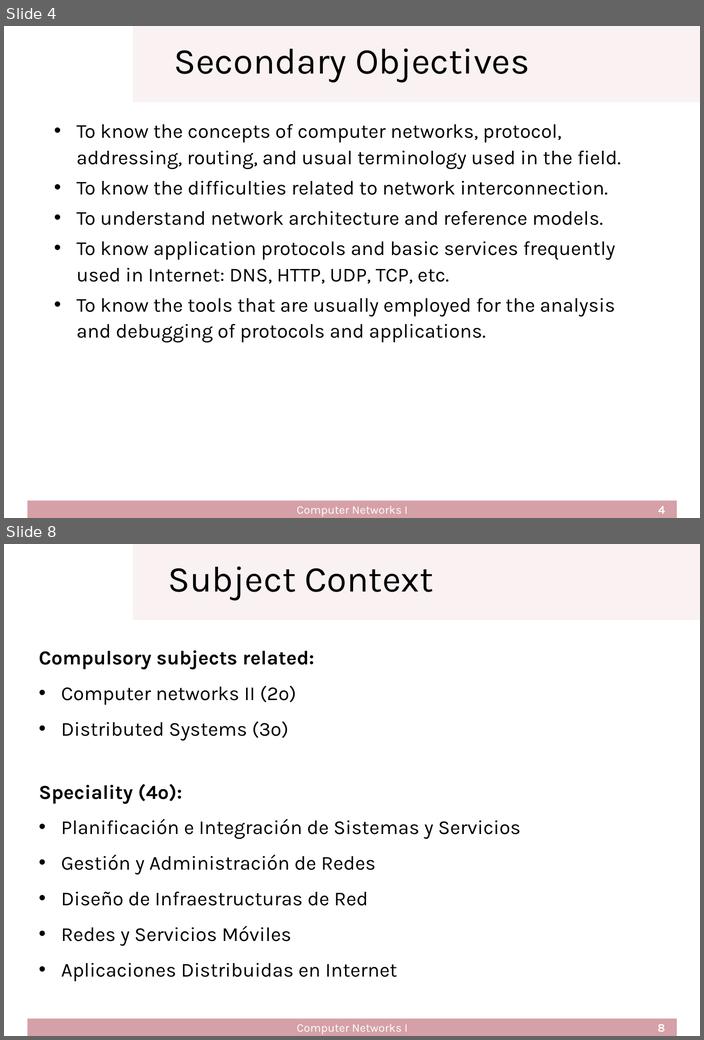
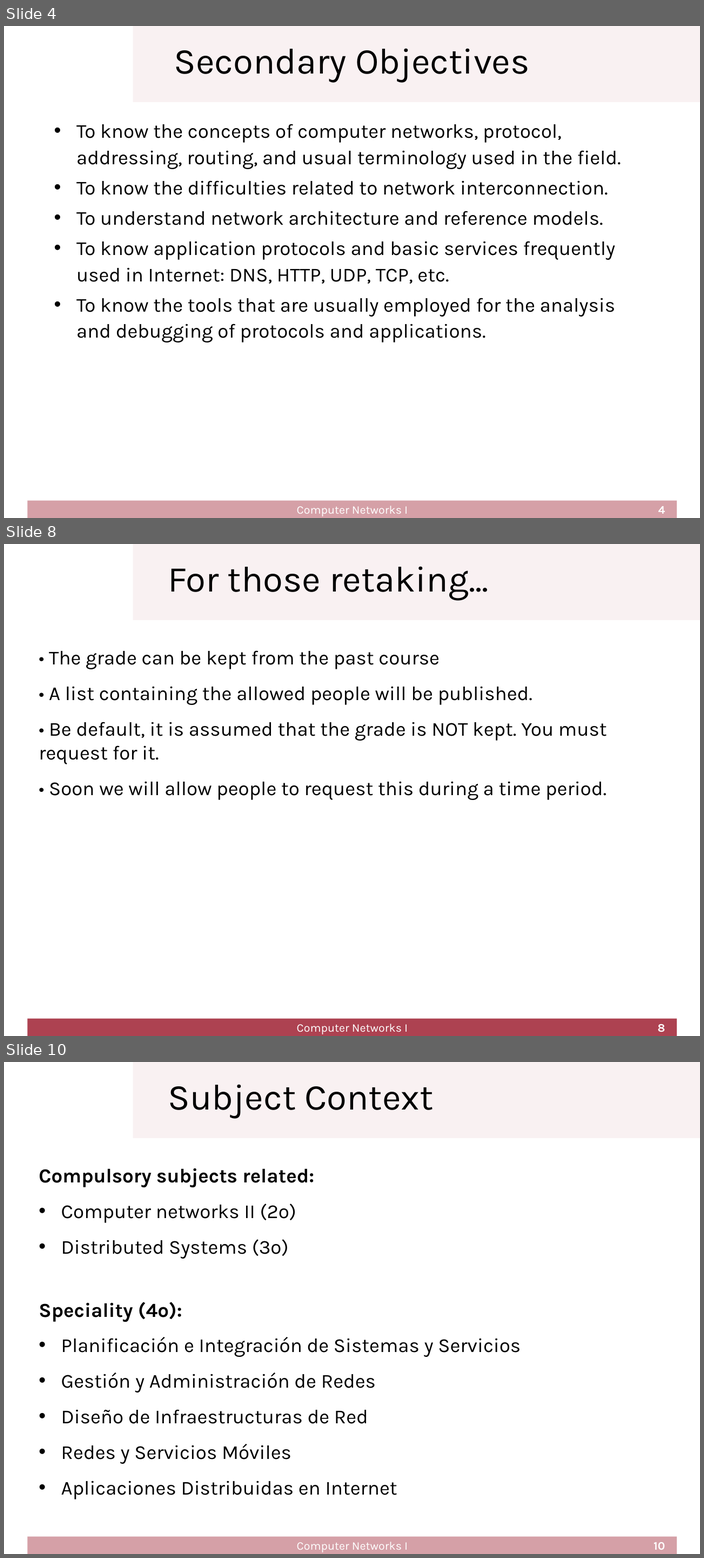
Before and after one commit to cletomartin/redes1, a slide deck: slides/presentation.odp. Shown one above the other, each under a label of ours: slides 4 and 8 before the commit, slides 4, 8 and 10 after it; the slides between them are not shown. The pictures are 704x1040 and 704x1558 pixels, drawn with LibreOffice and Linux fonts; fonts in the diff are those of the drawing; background and template pictures are left out. Boxes give left, top, right and bottom in pixels: in the first picture for what was removed or moved away, otherwise in the second. Text is boxed around its words. In the diff, an @@ line names an element or a change of style, - is before the commit and + after.

```diff
--- a/slides/presentation.odp
+++ b/slides/presentation.odp
@@ slide 8 added at bbox=[4, 544, 700, 1036], background #FFFFFF; not listed: 1 template element that a slide beside it also shows @@
@@ title added at bbox=[168, 566, 488, 601], 44 pt, text #000000 @@
+For those retaking...
@@ text added at bbox=[39, 650, 607, 800], 24 pt, text #000000 @@
+• The grade can be kept from the past course
+• A list containing the allowed people will be published.
+• Be default, it is assumed that the grade is NOT kept. You must request for it.
+• Soon we will allow people to request this during a time period.
@@ freeform shape added at bbox=[27, 1018, 676, 1035], fill #AD4251 @@
@@ text added at bbox=[297, 1024, 407, 1034], 14 pt, text #FFFFFF @@
+Computer Networks I
@@ page number added at bbox=[657, 1024, 665, 1032], 14 pt, text #FFFFFF, bold @@
+8
@@ what was slide 8 is now slide 10 @@
@@ page number at bbox=[653, 1542, 664, 1550]: text changed @@
-8
+10
```
Also in this commit, not shown: 4 slides changed, 1 other slide added, 1 other file.
